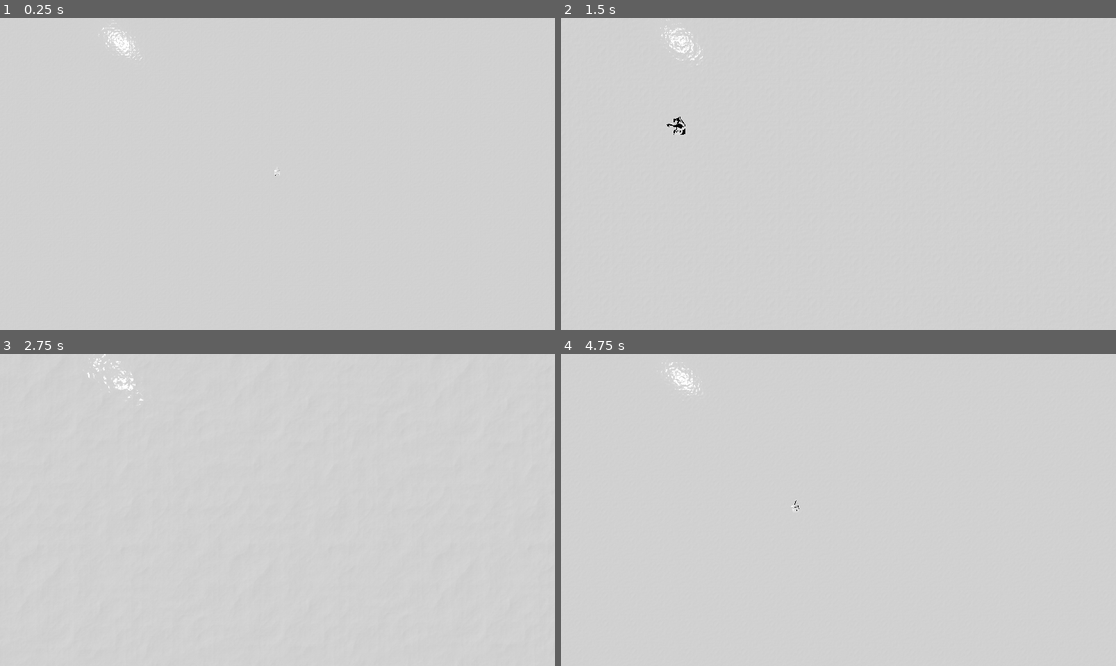
Above: before the commit, frames 1-4 (two rows, left to right).
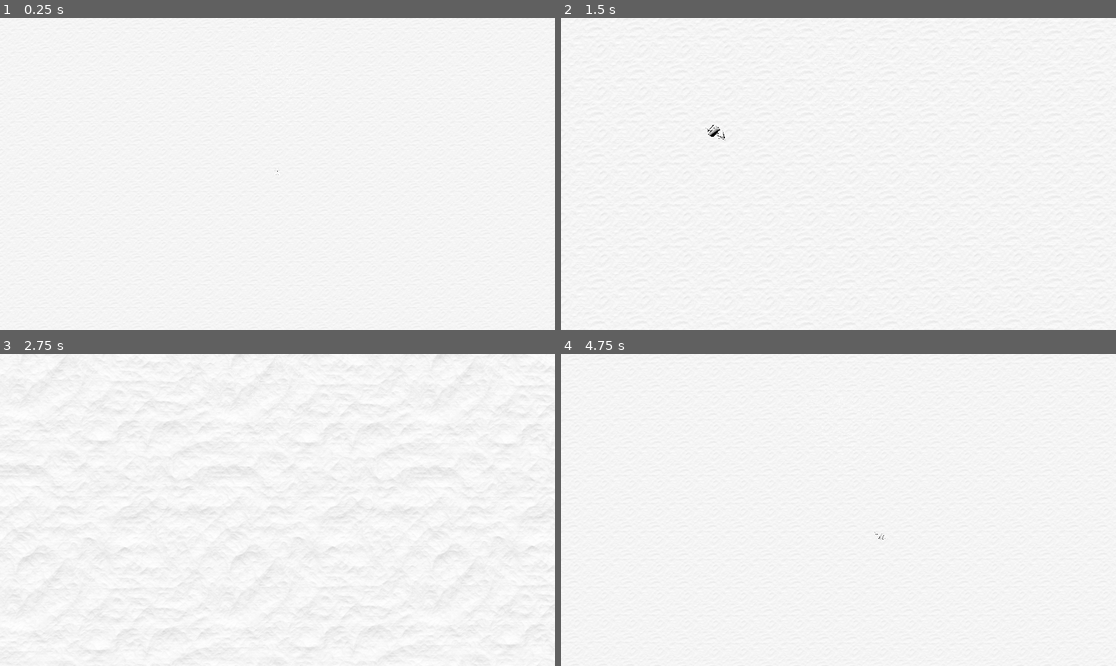
Above: after the commit, the same moments.

Repository: jakevanhalder/Pirates
Game: Godot game, scene res://scenes/Main.tscn
Same seed, same stepped clock (60 frames per second), same inputs: the game is played once before the commit and once after it.
Inputs (mouse positions are in pixels of both pictures, inside the frame that each line leads up to):
- Up to frame 1 (0.25 s): no input
- Up to frame 2 (1.5 s): move the mouse to (960, 158) at 0.52 s; hold Right (ui_right) 0.53-1.28 s; hold Mouse wheel up (zoom_in) 0.53-1.28 s; click (960, 158) at 0.67 s; move the mouse to (727, 189) at 1.27 s; hold Down (ui_down) from 1.28 s (still down); tap Mouse wheel down (zoom_out) at 1.35 s; click (727, 189) at 1.42 s
- Up to frame 3 (2.75 s): move the mouse to (333, 441) at 2.02 s; release Down (ui_down) at 2.03 s; hold Right (ui_right) from 2.03 s (still down); hold Mouse wheel up (zoom_in) from 2.03 s (still down); click (333, 441) at 2.17 s
- Up to frame 4 (4.75 s): move the mouse to (810, 572) at 2.77 s; release Right (ui_right) at 2.78 s; release Mouse wheel up (zoom_in) at 2.78 s; hold Up (ui_up) 2.78-3.53 s; tap Mouse wheel down (zoom_out) at 2.85, 4.35 s; click (810, 572) at 2.92 s; move the mouse to (1005, 556) at 3.52 s; hold Mouse wheel up (zoom_in) 3.53-4.28 s; hold Left (ui_left) from 3.53 s (still down); click (1005, 556) at 3.67 s; move the mouse to (672, 463) at 4.27 s; click (672, 463) at 4.42 s

The runs differ from the first frame. In frame 1, 100% of the frame differs, in the area x 0-100%, y 0-100%; in frame 2, 100%; in frame 3, 97%; in frame 4, 100%.

Commit message:
Implement player movement.

Diff:
--- a/game/project.godot
+++ b/game/project.godot
@@ -63,3 +63,13 @@
 "events": [Object(InputEventMouseButton,"resource_local_to_scene":false,"resource_name":"","device":-1,"window_id":0,"a …(253 unchanged characters)…
 ]
 }
+right_click={
+"deadzone": 0.5,
+"events": [Object(InputEventMouseButton,"resource_local_to_scene":false,"resource_name":"","device":-1,"window_id":0,"alt_pressed":false,"shift_pressed":false,"ctrl_pressed":false,"meta_pressed":false,"button_mask":2,"position":Vector2(390, 12),"global_position":Vector2(394, 53),"factor":1.0,"button_index":2,"canceled":false,"pressed":true,"double_click":false,"script":null)
+]
+}
+left_click={
+"deadzone": 0.5,
+"events": [Object(InputEventMouseButton,"resource_local_to_scene":false,"resource_name":"","device":-1,"window_id":0,"alt_pressed":false,"shift_pressed":false,"ctrl_pressed":false,"meta_pressed":false,"button_mask":1,"position":Vector2(132, 20),"global_position":Vector2(136, 61),"factor":1.0,"button_index":1,"canceled":false,"pressed":true,"double_click":false,"script":null)
+]
+}
--- a/game/scenes/Main.tscn
+++ b/game/scenes/Main.tscn
@@ -2,16 +2,16 @@
 
 [ext_resource type="PackedScene" uid="uid://obm26pf37jqd" path="res://scenes/RTSCamera.tscn" id="1_37nm4"]
 [ext_resource type="PackedScene" uid="uid://i63cnj8gkumo" path="res://scenes/WaterPlane.tscn" id="1_ikrn6"]
-[ext_resource type="PackedScene" uid="uid://dveuujr8dipfx" path="res://assets/models/GLB/ship-small.glb" id="1_s2pcw"]
+[ext_resource type="PackedScene" uid="uid://m1y7lrsq4xkf" path="res://scenes/PlayerShip.tscn" id="3_416h7"]
 
-[node name="Node3D" type="Node3D"]
+[node name="World" type="Node3D"]
 
 [node name="DirectionalLight3D" type="DirectionalLight3D" parent="."]
-transform = Transform3D(0.642788, -0.541675, 0.541675, 0, 0.707107, 0.707107, -0.766044, -0.454519, 0.454519, 0, 1, 0)
+transform = Transform3D(-1, 8.74228e-08, 0, -3.63924e-08, -0.416281, 0.909236, 7.94879e-08, 0.909236, 0.416281, 0, 6.32131, 8.56654)
 
 [node name="WaterPlane" parent="." instance=ExtResource("1_ikrn6")]
 
 [node name="RtsCamera" parent="." instance=ExtResource("1_37nm4")]
 
-[node name="PlayerShip" parent="." instance=ExtResource("1_s2pcw")]
-transform = Transform3D(0.05, 0, 0, 0, 0.05, 0, 0, 0, 0.05, 0.0131227, 0.0484625, 0.13465)
+[node name="PlayerShip" parent="." instance=ExtResource("3_416h7")]
+transform = Transform3D(1, 0, 0, 0, 1, 0, 0, 0, 1, 0, 0.00944771, 0)
--- /dev/null
+++ b/game/scenes/PlayerShip.tscn
@@ -0,0 +1,19 @@
+[gd_scene load_steps=4 format=3 uid="uid://m1y7lrsq4xkf"]
+
+[ext_resource type="PackedScene" uid="uid://dveuujr8dipfx" path="res://assets/models/GLB/ship-small.glb" id="1_j7cel"]
+[ext_resource type="Script" path="res://scripts/player_movement.gd" id="1_xoiuq"]
+
+[sub_resource type="BoxShape3D" id="BoxShape3D_827u4"]
+size = Vector3(0.200043, 0.470215, 0.481201)
+
+[node name="PlayerShip" type="CharacterBody3D"]
+script = ExtResource("1_xoiuq")
+
+[node name="Pivot" type="Node3D" parent="."]
+
+[node name="PlayerShip" parent="Pivot" instance=ExtResource("1_j7cel")]
+transform = Transform3D(0.05, 0, 0, 0, 0.05, 0, 0, 0, 0.05, 0.0131227, 0.0484625, 0.13465)
+
+[node name="CollisionShape3D" type="CollisionShape3D" parent="."]
+transform = Transform3D(1, 0, 0, 0, 1, 0, 0, 0, 1, 0.0288239, 0.264893, 0.120239)
+shape = SubResource("BoxShape3D_827u4")
--- a/game/scenes/WaterPlane.tscn
+++ b/game/scenes/WaterPlane.tscn
@@ -1,14 +1,125 @@
-[gd_scene load_steps=3 format=3 uid="uid://i63cnj8gkumo"]
+[gd_scene load_steps=4 format=3 uid="uid://i63cnj8gkumo"]
 
 [ext_resource type="Material" uid="uid://b5lanvs08jrq7" path="res://shaders/Water.tres" id="1_0lo0w"]
 
 [sub_resource type="QuadMesh" id="QuadMesh_52n13"]
-size = Vector2(100, 100)
-subdivide_width = 200
-subdivide_depth = 200
+lightmap_size_hint = Vector2i(127, 127)
+size = Vector2(25, 25)
+subdivide_width = 500
+subdivide_depth = 500
 orientation = 1
+
+[sub_resource type="GDScript" id="GDScript_v2vvu"]
+script/source = "# hybrid_noise_blend.gd
+extends MeshInstance3D
+
+@export_range(0.0, 1.0, 0.01) var initial_blend := 0.0
+@export var regen_min_interval := 12.0
+@export var regen_max_interval := 30.0
+@export var tex_size := 512
+@export var bump_low := 0.0
+@export var bump_high := 5.0
+
+var mat: ShaderMaterial
+var tex_low: NoiseTexture2D
+var tex_high: NoiseTexture2D
+
+func _ready() -> void:
+	randomize()
+	mat = _find_shader_material()
+	if mat == null:
+		push_warning(\"No ShaderMaterial found on this MeshInstance3D.\")
+		return
+
+	# start initialization deferred so _ready can finish immediately
+	call_deferred(\"_init_and_start\")
+
+
+func _find_shader_material() -> ShaderMaterial:
+	if material_override and material_override is ShaderMaterial:
+		return material_override
+	if mesh:
+		var surf_mat = mesh.surface_get_material(0)
+		if surf_mat and surf_mat is ShaderMaterial:
+			return surf_mat
+	return null
+
+
+func _make_noise_texture(bump_strength: float, seed: int) -> NoiseTexture2D:
+	var tex := NoiseTexture2D.new()
+	var fn := FastNoiseLite.new()
+	fn.seed = seed
+	# Correct noise type constants and fractal property names for Godot 4:
+	# Use one of: TYPE_SIMPLEX, TYPE_SIMPLEX_SMOOTH, TYPE_PERLIN, TYPE_CELLULAR, TYPE_VALUE, TYPE_VALUE_CUBIC
+	fn.noise_type = FastNoiseLite.TYPE_SIMPLEX_SMOOTH
+	fn.frequency = 0.5
+	# Fractal settings (correct property names)
+	fn.fractal_type = FastNoiseLite.FRACTAL_FBM
+	fn.fractal_octaves = 3
+	fn.fractal_lacunarity = 2.0
+	fn.fractal_gain = 0.5
+
+	tex.noise = fn
+	tex.width = tex_size
+	tex.height = tex_size
+	tex.as_normal_map = true
+	tex.bump_strength = bump_strength
+	tex.generate_mipmaps = true
+	return tex
+
+
+# Initial generation then start coroutine loops
+func _init_and_start() -> void:
+	# generate two textures (low and high bump) and wait for completion
+	tex_low = _make_noise_texture(bump_low, randi())
+	await tex_low.changed
+	tex_high = _make_noise_texture(bump_high, randi())
+	await tex_high.changed
+
+	# set shader parameters
+	mat.set_shader_parameter(\"texture_normalA\", tex_low)
+	mat.set_shader_parameter(\"texture_normalB\", tex_high)
+	mat.set_shader_parameter(\"normal_blend\", initial_blend)
+
+	# start the loops (deferred so they run concurrently)
+	call_deferred(\"_start_blend_loop\")
+	call_deferred(\"_start_regen_loop\")
+
+
+# Animates normal_blend continuously between random 0..1 targets
+func _start_blend_loop() -> void:
+	while is_instance_valid(self):
+		var target = randf_range(0.0, 1.0)
+		var duration = randf_range(2.5, 6.0)
+		var tw = create_tween()
+		tw.tween_property(mat, \"shader_parameter/normal_blend\", target, duration).set_trans(Tween.TRANS_SINE).set_ease(Tween.EASE_IN_OUT)
+		await tw.finished
+		await get_tree().create_timer(randf_range(0.2, 1.2)).timeout
+
+
+# Rarely re-generate one of the two NoiseTexture2D and swap in when finished
+func _start_regen_loop() -> void:
+	while is_instance_valid(self):
+		var wait_t = randf_range(regen_min_interval, regen_max_interval)
+		await get_tree().create_timer(wait_t).timeout
+
+		# choose which texture to regenerate (0 -> low, 1 -> high)
+		var which = randi() % 2
+		var bump = bump_low if which == 0 else bump_high
+		var new_tex = _make_noise_texture(bump, randi())
+		# wait for generation to complete on background thread
+		await new_tex.changed
+		# swap it in atomically
+		if which == 0:
+			tex_low = new_tex
+			mat.set_shader_parameter(\"texture_normalA\", tex_low)
+		else:
+			tex_high = new_tex
+			mat.set_shader_parameter(\"texture_normalB\", tex_high)
+"
 
 [node name="WaterPlane" type="MeshInstance3D"]
 cast_shadow = 0
 mesh = SubResource("QuadMesh_52n13")
 surface_material_override/0 = ExtResource("1_0lo0w")
+script = SubResource("GDScript_v2vvu")
--- /dev/null
+++ b/game/scripts/player_movement.gd
@@ -0,0 +1,65 @@
+extends CharacterBody3D
+
+@export var speed: float = 1.0
+var target_pos: Vector3
+var moving: bool = false
+
+func _ready() -> void:
+	target_pos = global_transform.origin
+
+func _input(event: InputEvent) -> void:
+	if event is InputEventMouseButton and event.pressed:
+		var cam: Camera3D = get_viewport().get_camera_3d()
+		if cam == null:
+			return # no camera available
+
+		if event.button_index == MOUSE_BUTTON_LEFT:
+			# Ray from camera through the mouse point
+			var from: Vector3 = cam.project_ray_origin(event.position)
+			var ray_dir: Vector3 = cam.project_ray_normal(event.position)
+
+			# Intersect ray with plane y = 0
+			if abs(ray_dir.y) < 0.0001:
+				return
+			var t: float = (0.0 - from.y) / ray_dir.y
+			var world_pos: Vector3 = from + ray_dir * t
+
+			# Keep the ship's current Y (height) for now and use clicked X/Z
+			target_pos = Vector3(world_pos.x, global_transform.origin.y, world_pos.z)
+			moving = true
+
+		elif event.button_index == MOUSE_BUTTON_RIGHT:
+			moving = false
+			target_pos = global_transform.origin
+			velocity.x = 0
+			velocity.z = 0
+
+func _physics_process(delta: float) -> void:
+	if not moving:
+		velocity.x = 0
+		velocity.z = 0
+		move_and_slide()
+		return
+
+	var current: Vector3 = global_transform.origin
+	var to_target: Vector3 = target_pos - current
+	to_target.y = 0 # ignore for now
+
+	var dist: float = to_target.length()
+	if dist < 0.1:
+		moving = false
+		velocity.x = 0
+		velocity.z = 0
+		move_and_slide()
+		return
+
+	var dir: Vector3 = to_target / dist # normalized
+	$Pivot.look_at(current - dir, Vector3.UP)
+
+	# Set horizontal velocity
+	velocity.x = dir.x * speed
+	velocity.z = dir.z * speed
+	# keep vertical velocity at 0 for now
+	velocity.y = 0
+
+	move_and_slide()
--- a/game/shaders/Water.gdshader
+++ b/game/shaders/Water.gdshader
@@ -67,7 +67,7 @@
 	vec2 time = (TIME * wave_direction) * time_scale; // Movement rate of first wave
 	vec2 time2 = (TIME * wave_direction2) * time_scale; // Movement rate of second wave
 	// Blend normal maps into one
-	vec3 normal_blend = mix(texture(texture_normal, world_pos.xz + time).rgb, texture(texture_normal2, world_pos.xz + time2).rgb, 0.5);
+	vec3 normal_blend = mix(texture(texture_normal, world_pos.xz + time).rgb, texture(texture_normal2, world_pos.xz + time2).rgb, 0.8);
 	// Calculate Fresnel
 	float fresnel = fresnel(5.0, NORMAL, VIEW);
 	vec3 surface_color = mix(albedo, albedo2, fresnel); // Interpolate albedo values by fresnel
--- a/game/shaders/Water.tres
+++ b/game/shaders/Water.tres
@@ -9,7 +9,7 @@
 [sub_resource type="NoiseTexture2D" id="NoiseTexture2D_bh4yn"]
 seamless = true
 as_normal_map = true
-bump_strength = 1.5
+bump_strength = 5.0
 noise = SubResource("FastNoiseLite_61ie8")
 
 [sub_resource type="FastNoiseLite" id="FastNoiseLite_oiqj8"]
@@ -20,7 +20,7 @@
 [sub_resource type="NoiseTexture2D" id="NoiseTexture2D_8cyhb"]
 seamless = true
 as_normal_map = true
-bump_strength = 1.5
+bump_strength = 10.0
 noise = SubResource("FastNoiseLite_oiqj8")
 
 [sub_resource type="FastNoiseLite" id="FastNoiseLite_lm2kk"]
@@ -36,8 +36,10 @@
 shader = ExtResource("1_8oaie")
 shader_parameter/albedo = Color(0, 0.321569, 0.431373, 1)
 shader_parameter/albedo2 = Color(0.316344, 0.169788, 0.0735193, 1)
-shader_parameter/metallic = 0.1
+shader_parameter/metallic = 0.0
 shader_parameter/roughness = 0.02
+shader_parameter/bump_strength1 = 1.0
+shader_parameter/bump_strength2 = 1.0
 shader_parameter/wave_direction = Vector2(2, 0)
 shader_parameter/wave_direction2 = Vector2(0, 1)
 shader_parameter/time_scale = 0.005
